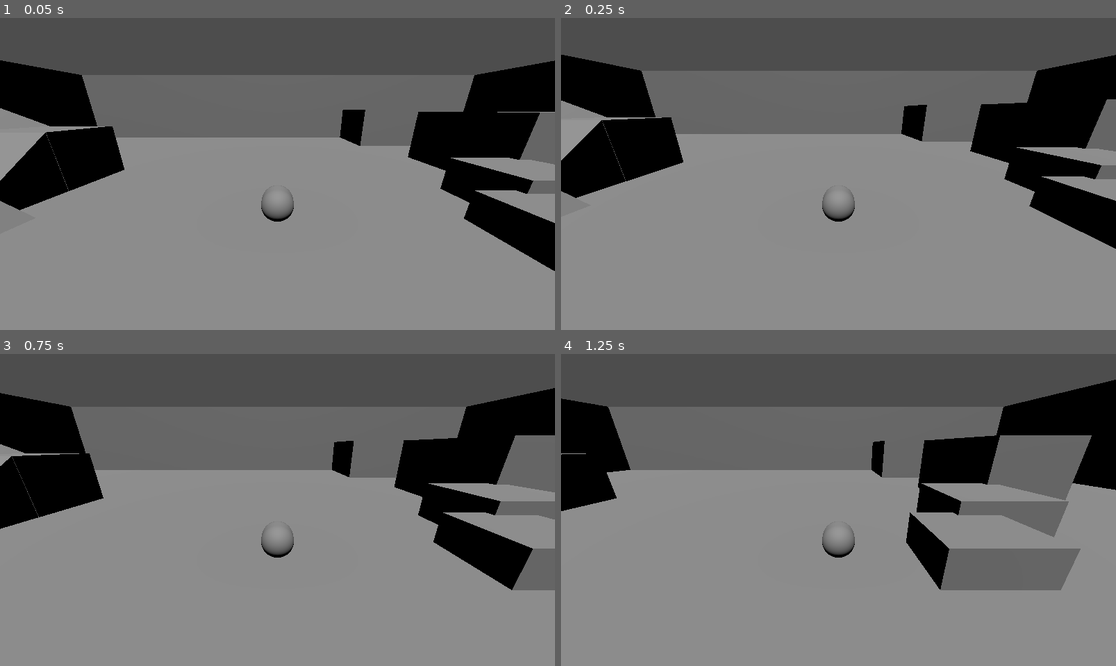
Above: before the commit, frames 1-4 (two rows, left to right).
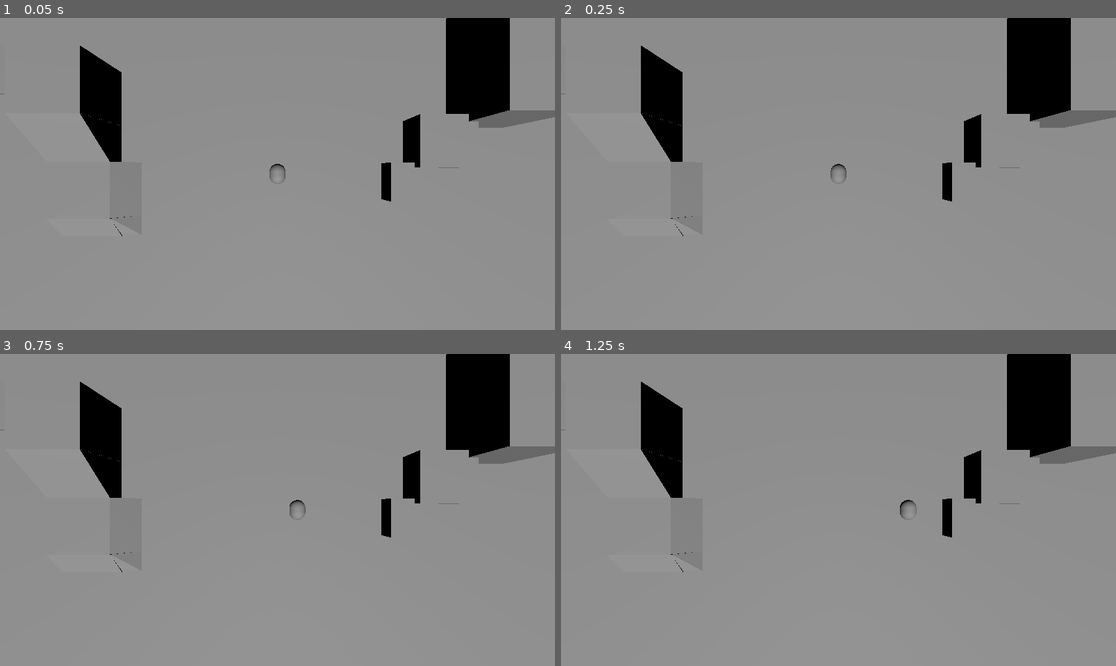
Above: after the commit, the same moments.

Repository: NoneApplicableGames/Project-Cryptid
Game: Godot game, scene res://Scenes/player_playground.tscn
The game is run twice, just before and just after one commit, with the same random seed, the same clock (stepped at 60 frames per second) and the same inputs.
Inputs (mouse positions are in pixels of both pictures, inside the frame that each line leads up to):
- Up to frame 1 (0.05 s): no input
- Up to frame 2 (0.25 s): no input
- Up to frame 3 (0.75 s): tap Enter at 0.5 s; move the mouse to (399, 494) at 0.52 s; hold D (move_right) from 0.53 s (still down); tap Down (camera_down) at 0.6 s
- Up to frame 4 (1.25 s): keep holding D (move_right)

The runs differ from the first frame. In frame 1, 45% of the frame differs, in the area x 0-100%, y 0-82%; in frame 2, 43%; in frame 3, 44%; in frame 4, 45%.

Commit message:
Controller Input
-Added joypad to input map
-Adjusted joypad deadzones
-Tweaked ``_physics_process`` in ``Player_Character_Controller.gd`` to better handle errors.

Diff:
--- a/Scenes/player_playground.tscn
+++ b/Scenes/player_playground.tscn
@@ -115,3 +115,7 @@
 
 [node name="DirectionalLight3D" type="DirectionalLight3D" parent="."]
 transform = Transform3D(1, 0, 0, 0, 0.444229, 0.895913, 0, -0.895913, 0.444229, 0, 27, -14.1893)
+
+[node name="Camera3D" type="Camera3D" parent="."]
+transform = Transform3D(1, 0, 0, 0, -4.37114e-08, 1, 0, -1, -4.37114e-08, 0, 21.2315, 0)
+current = true
--- a/Scripts/Player_Character_Controller.gd
+++ b/Scripts/Player_Character_Controller.gd
@@ -8,7 +8,7 @@
 
 #Export properties for anything we need to tune the value for.
 
-@export_category("Physics Properties")
+@export_category("Walking Properties")
 @export var acceleration : float
 @export var max_speed : float = 10.0
 @export var friction : float
@@ -20,13 +20,16 @@
 	##Player movement physics
 	var move_input_vector : Vector2 = Input.get_vector("move_left", "move_right", "move_up", "move_down")
 
+
 	#input_vector is a vector2, we will need to conver to vector3
 
 	var move_direction := Vector3 (move_input_vector.x, 0.0, move_input_vector.y)
 
-	var horrizontal_velocity := move_direction * max_speed
+	#check if input vector is ZERO to reduce unesscary errors
+	if move_direction != Vector3.ZERO:
+		var horrizontal_velocity := move_direction * max_speed
+		self.velocity = horrizontal_velocity
 
-	self.velocity = horrizontal_velocity
 
 	const GRAVITY := Vector3.DOWN * 600.0
 
--- a/Scripts/camera_controller.gd
+++ b/Scripts/camera_controller.gd
@@ -25,6 +25,8 @@
 
 	if get_viewport().get_mouse_position() == null:
 		print("PlayerCameraController is not detecting mouse input. Did you remeber to plug a mouse in?")
+	else:
+		print("Mouse input detected!")
 
 
 #Physics process loop
--- a/project.godot
+++ b/project.godot
@@ -34,51 +34,61 @@
 jump={
 "deadzone": 0.5,
 "events": [Object(InputEventKey,"resource_local_to_scene":false,"resource_name":"","device":-1,"window_id":0,"alt_press …(191 unchanged characters)…
+, Object(InputEventJoypadButton,"resource_local_to_scene":false,"resource_name":"","device":-1,"button_index":1,"pressure":0.0,"pressed":true,"script":null)
 ]
 }
 move_up={
-"deadzone": 0.5,
+"deadzone": 0.25,
 "events": [Object(InputEventKey,"resource_local_to_scene":false,"resource_name":"","device":-1,"window_id":0,"alt_press …(192 unchanged characters)…
+, Object(InputEventJoypadMotion,"resource_local_to_scene":false,"resource_name":"","device":-1,"axis":1,"axis_value":-1.0,"script":null)
 ]
 }
 move_down={
-"deadzone": 0.5,
+"deadzone": 0.25,
 "events": [Object(InputEventKey,"resource_local_to_scene":false,"resource_name":"","device":-1,"window_id":0,"alt_press …(192 unchanged characters)…
+, Object(InputEventJoypadMotion,"resource_local_to_scene":false,"resource_name":"","device":-1,"axis":1,"axis_value":1.0,"script":null)
 ]
 }
 move_left={
-"deadzone": 0.5,
+"deadzone": 0.25,
 "events": [Object(InputEventKey,"resource_local_to_scene":false,"resource_name":"","device":-1,"window_id":0,"alt_press …(191 unchanged characters)…
+, Object(InputEventJoypadMotion,"resource_local_to_scene":false,"resource_name":"","device":-1,"axis":0,"axis_value":-1.0,"script":null)
 ]
 }
 move_right={
-"deadzone": 0.5,
+"deadzone": 0.25,
 "events": [Object(InputEventKey,"resource_local_to_scene":false,"resource_name":"","device":-1,"window_id":0,"alt_press …(192 unchanged characters)…
+, Object(InputEventJoypadMotion,"resource_local_to_scene":false,"resource_name":"","device":-1,"axis":0,"axis_value":1.0,"script":null)
 ]
 }
 camera_up={
 "deadzone": 0.5,
 "events": [Object(InputEventKey,"resource_local_to_scene":false,"resource_name":"","device":-1,"window_id":0,"alt_press …(195 unchanged characters)…
+, Object(InputEventJoypadMotion,"resource_local_to_scene":false,"resource_name":"","device":-1,"axis":3,"axis_value":-1.0,"script":null)
 ]
 }
 camera_down={
 "deadzone": 0.5,
 "events": [Object(InputEventKey,"resource_local_to_scene":false,"resource_name":"","device":-1,"window_id":0,"alt_press …(195 unchanged characters)…
+, Object(InputEventJoypadMotion,"resource_local_to_scene":false,"resource_name":"","device":-1,"axis":3,"axis_value":1.0,"script":null)
 ]
 }
 camera_left={
 "deadzone": 0.5,
 "events": [Object(InputEventKey,"resource_local_to_scene":false,"resource_name":"","device":-1,"window_id":0,"alt_press …(195 unchanged characters)…
+, Object(InputEventJoypadMotion,"resource_local_to_scene":false,"resource_name":"","device":-1,"axis":0,"axis_value":-1.0,"script":null)
 ]
 }
 camera_right={
 "deadzone": 0.5,
 "events": [Object(InputEventKey,"resource_local_to_scene":false,"resource_name":"","device":-1,"window_id":0,"alt_press …(195 unchanged characters)…
+, Object(InputEventJoypadMotion,"resource_local_to_scene":false,"resource_name":"","device":-1,"axis":0,"axis_value":1.0,"script":null)
 ]
 }
 camera_reset={
 "deadzone": 0.2,
 "events": [Object(InputEventKey,"resource_local_to_scene":false,"resource_name":"","device":-1,"window_id":0,"alt_press …(195 unchanged characters)…
+, Object(InputEventJoypadButton,"resource_local_to_scene":false,"resource_name":"","device":-1,"button_index":8,"pressure":0.0,"pressed":true,"script":null)
 ]
 }
 
